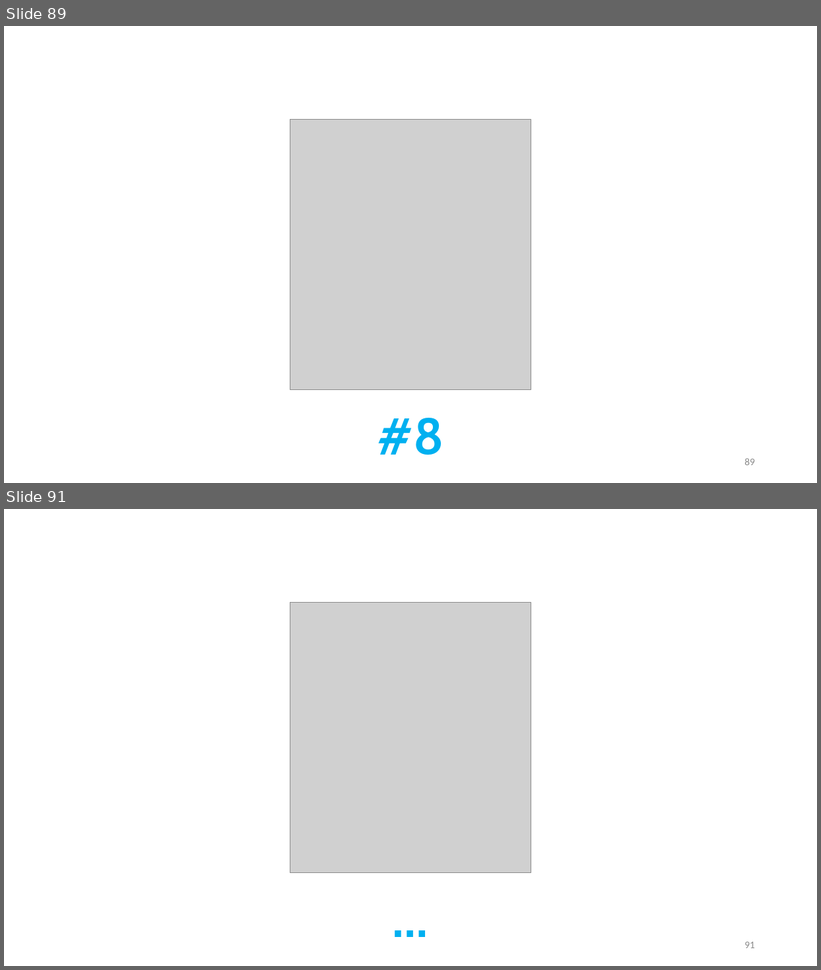
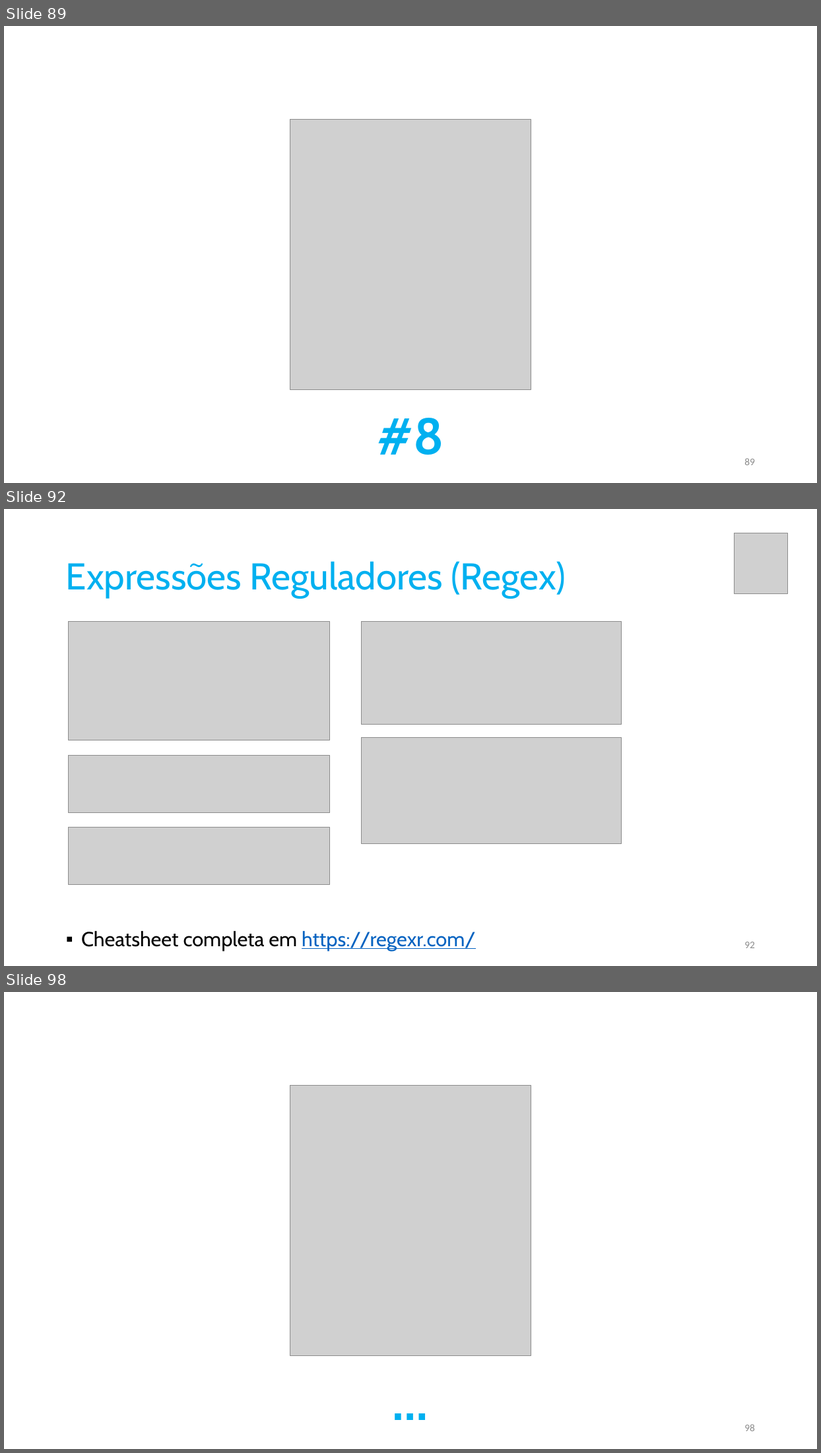
Before and after one commit to pfaco/ees_cpp, a slide deck: slides/C++.pptx. Shown one above the other, each under a label of ours: slides 89 and 91 before the commit, slides 89, 92 and 98 after it; the slides between them are not shown. The pictures are 821x970 and 821x1453 pixels, drawn with LibreOffice and Linux fonts; fonts in the diff are those of the drawing; grey boxes stand for pictures. Boxes give left, top, right and bottom in pixels: in the first picture for what was removed or moved away, otherwise in the second. Text is boxed around its words. In the diff, an @@ line names an element or a change of style, - is before the commit and + after.

```diff
--- a/slides/C++.pptx
+++ b/slides/C++.pptx
@@ slide 92 added at bbox=[4, 509, 817, 966], background #FFFFFF @@
@@ picture added at bbox=[735, 533, 789, 593] @@
@@ title added at bbox=[66, 561, 566, 598], 44 pt, text #00B0F0 @@
+Expressões Reguladores (Regex)
@@ picture added at bbox=[69, 622, 330, 741] @@
@@ picture added at bbox=[362, 622, 622, 725] @@
@@ picture added at bbox=[362, 738, 622, 844] @@
@@ picture added at bbox=[69, 755, 330, 813] @@
@@ picture added at bbox=[69, 828, 330, 885] @@
@@ text added at bbox=[81, 931, 476, 951], 24 pt, text #000000 @@
+▪ Cheatsheet completa em https://regexr.com/
@@ page number added at bbox=[745, 942, 755, 949], 12 pt, text #8C8C8C @@
+92
@@ what was slide 91 is now slide 98 @@
@@ page number at bbox=[745, 1424, 755, 1432]: text changed @@
-91
+98
```
Also in this commit, not shown: 7 other slides added, 1 slide removed, 14 other files.
